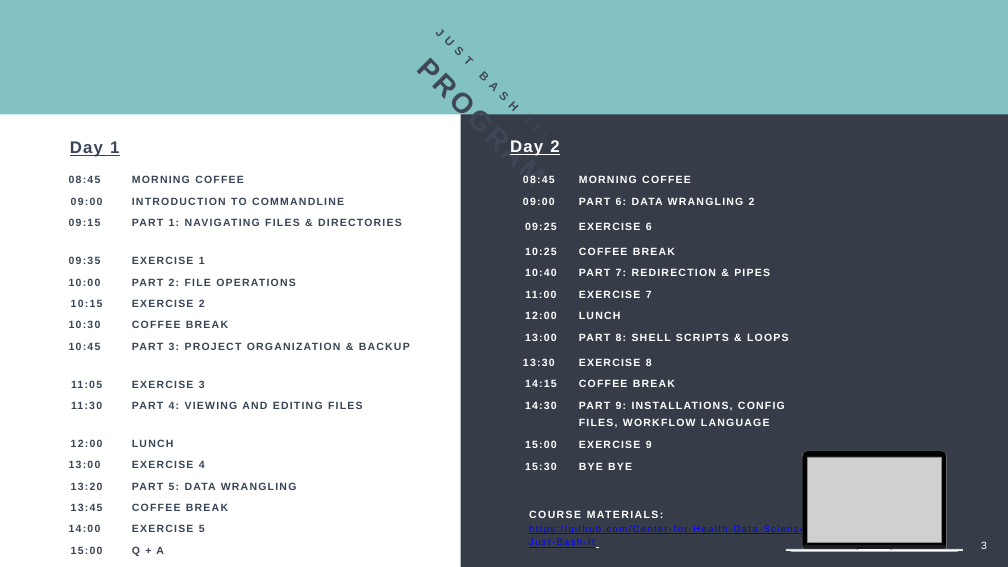
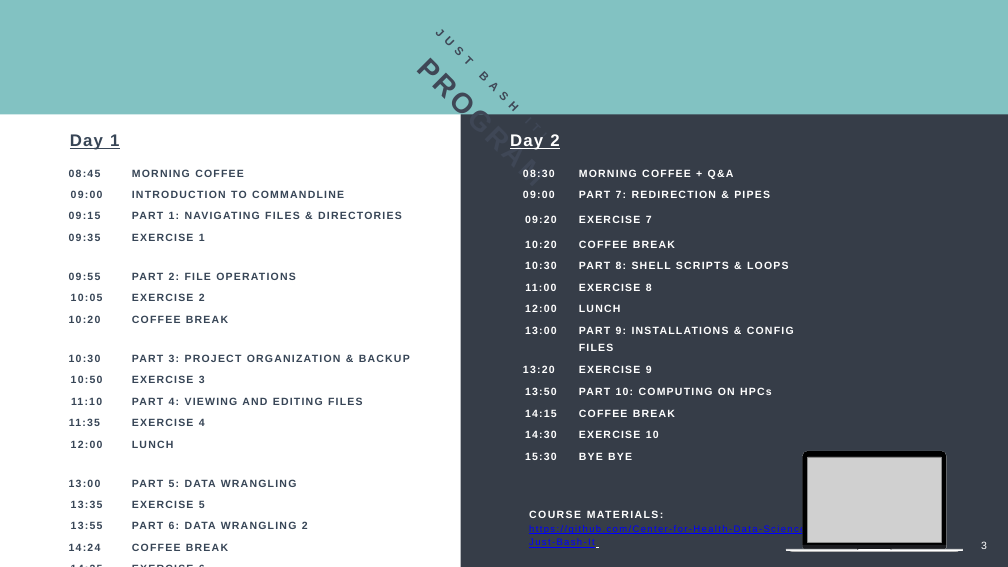
Before and after one commit to Center-for-Health-Data-Science/Just-Bash-It, a slide deck: slide 3 of Teachers/Just_Bash_It_Slideshow.pptx. Drawn at 1008x567 pixels with LibreOffice and Linux fonts; fonts in the diff are those of the drawing; grey boxes stand for pictures. Boxes give left, top, right and bottom in pixels: in the first picture for what was removed or moved away, otherwise in the second. Text is boxed around its words. In the diff, an @@ line names an element or a change of style, - is before the commit and + after.

Commit message:
create part 10

```diff
--- a/Teachers/Just_Bash_It_Slideshow.pptx
+++ b/Teachers/Just_Bash_It_Slideshow.pptx
@@ 2 texts, 1 table moved together from (x1=45, y1=140, x2=559, y2=560) to (x1=45, y1=134, x2=559, y2=555) @@
@@ table at (x1=45, y1=161, x2=432, y2=555) @@
-row 5: 10:00 | PART 2: FILE OPERATIONS
-row 6: 10:15 | EXERCISE 2
-row 7: 10:30 | COFFEE BREAK
-row 8: 10:45 | PART 3: PROJECT ORGANIZATION & BACKUP
-row 9: 11:05 | EXERCISE 3
-row 10: 11:30 | PART 4: VIEWING AND EDITING FILES
+row 5: 09:55 | PART 2: FILE OPERATIONS
+row 6: 10:05 | EXERCISE 2
+row 7: 10:20 | COFFEE BREAK
+row 8: 10:30 | PART 3: PROJECT ORGANIZATION & BACKUP
+row 9: 10:50 | EXERCISE 3
+row 10: 11:10 | PART 4: VIEWING AND EDITING FILES
+row 11: 11:35 | EXERCISE 4
-row 13, column 2: EXERCISE 4
+row 13, column 2: PART 5: DATA WRANGLING
-row 14, column 1: 13:20
+row 14, column 1: 13:35
-row 14, column 2: PART 5: DATA WRANGLING
+row 14, column 2: EXERCISE 5
-row 15, column 1: 13:45
+row 15, column 1: 13:55
-row 15, column 2: COFFEE BREAK
+row 15, column 2: PART 6: DATA WRANGLING 2
-row 16, column 1: 14:00
+row 16, column 1: 14:24
-row 16, column 2: EXERCISE 5
+row 16, column 2: COFFEE BREAK
-row 17, column 1: 15:00
+row 17, column 1: 14:35
-row 17, column 2: Q + A
+row 17, column 2: EXERCISE 6
@@ table at (x1=507, y1=161, x2=826, y2=464) @@
-row 1, column 1: 08:45
+row 1, column 1: 08:30
-row 1, column 2: MORNING COFFEE
+row 1, column 2: MORNING COFFEE + Q&A
-row 2, column 2: PART 6: DATA WRANGLING 2
+row 2, column 2: PART 7: REDIRECTION & PIPES
-row 3, column 1: 09:25
+row 3, column 1: 09:20
-row 3, column 2: EXERCISE 6
+row 3, column 2: EXERCISE 7
-row 4, column 1: 10:25
+row 4, column 1: 10:20
-row 5, column 1: 10:40
+row 5, column 1: 10:30
-row 5, column 2: PART 7: REDIRECTION & PIPES
+row 5, column 2: PART 8: SHELL SCRIPTS & LOOPS
-row 6, column 2: EXERCISE 7
+row 6, column 2: EXERCISE 8
-row 8: 13:00 | PART 8: SHELL SCRIPTS & LOOPS
-row 9: 13:30 | EXERCISE 8
+row 8: 13:00 | PART 9: INSTALLATIONS & CONFIG FILES
+row 9: 13:20 | EXERCISE 9
+row 10: 13:50 | PART 10: COMPUTING ON HPCs
-row 11: 14:30 | PART 9: INSTALLATIONS, CONFIG FILES, WORKFLOW LANGUAGE
-row 12: 15:00 | EXERCISE 9
+row 12: 14:30 | EXERCISE 10
@@ table resized from (x1=507, y1=168, x2=826, y2=475) to (x1=507, y1=161, x2=826, y2=464) @@
```
Also in this commit, not shown: 7 other slides changed, 7 slides added, 3 other files.
